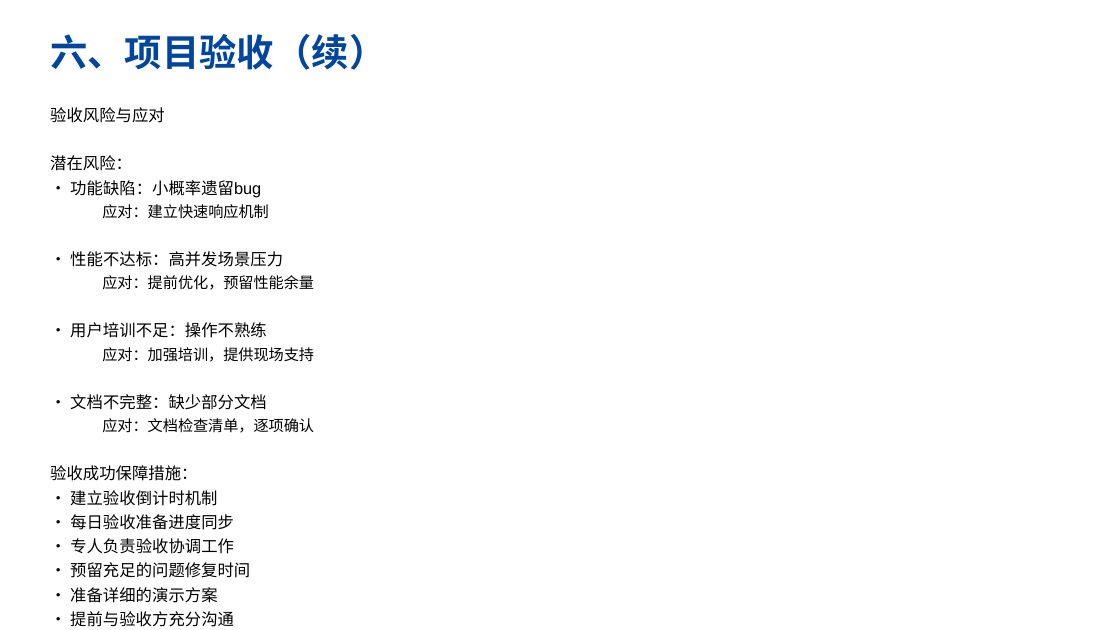
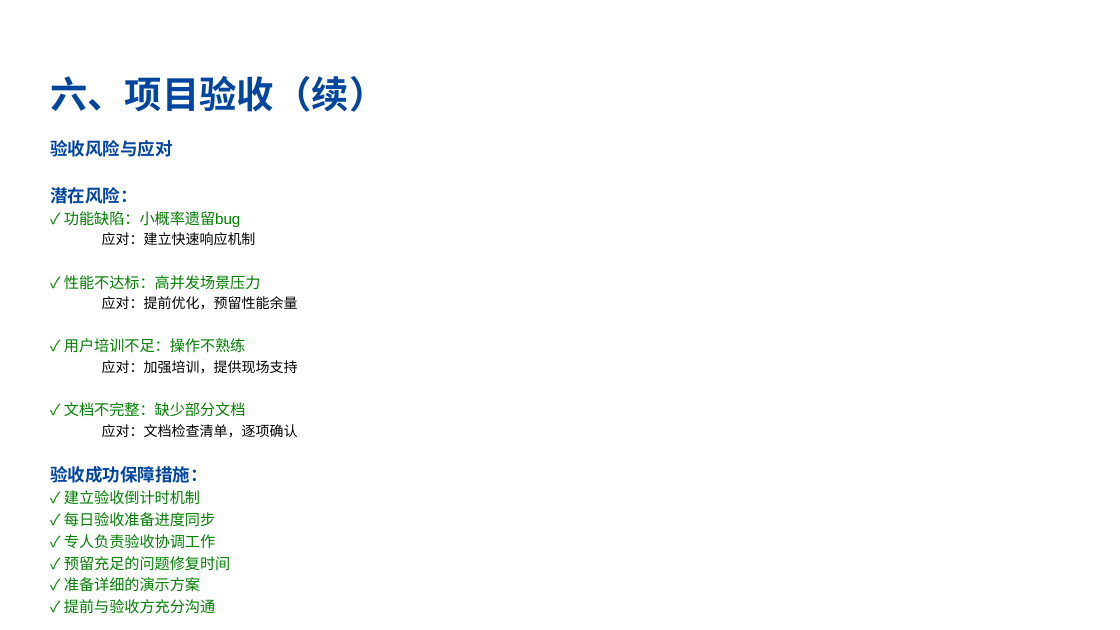
Before and after one commit to ctrlaomao/bjstarfish, a slide deck: slide 14 of report_ppt/融合.pptx. Drawn at 1120x630 pixels with LibreOffice and Linux fonts; fonts in the diff are those of the drawing; background and template pictures are left out. Boxes give left, top, right and bottom in pixels: in the first picture for what was removed or moved away, otherwise in the second. Text is boxed around its words. In the diff, an @@ line names an element or a change of style, - is before the commit and + after.

```diff
--- a/report_ppt/融合.pptx
+++ b/report_ppt/融合.pptx
@@ text "六、项目验收（续）": place and size @@
-text "六、项目验收（续）" at [50, 34, 386, 70]
+text "六、项目验收（续）" at [50, 76, 386, 112]
@@ text "验收风险与应对": place and size @@
-text "验收风险与应对" at [50, 107, 314, 627]
+text "验收风险与应对" at [50, 140, 298, 592]
@@ text at [50, 140, 298, 483]: size 14 to 15 pt, text colour #000000 to #0046A0, bold on in "验收风险与应对", "潜在风险：", "验收成功保障措施："; size 13 to 12 pt in "应对：建立快速响应机制", "应对：提前优化，预留性能余量", "应对：加强培训，提供现场支持", "应对：文档检查清单，逐项确认"; less space between paragraphs @@
@@ text at [64, 211, 240, 227]: text changed; size 14 to 13 pt; text colour #000000 to #008000 @@
-• 功能缺陷：小概率遗留bug
+✓ 功能缺陷：小概率遗留bug
@@ text at [64, 275, 261, 290]: text changed; size 14 to 13 pt; text colour #000000 to #008000 @@
-• 性能不达标：高并发场景压力
+✓ 性能不达标：高并发场景压力
@@ text at [64, 338, 246, 353]: text changed; size 14 to 13 pt; text colour #000000 to #008000 @@
-• 用户培训不足：操作不熟练
+✓ 用户培训不足：操作不熟练
@@ text at [64, 402, 246, 417]: text changed; size 14 to 13 pt; text colour #000000 to #008000 @@
-• 文档不完整：缺少部分文档
+✓ 文档不完整：缺少部分文档
@@ text at [64, 490, 230, 592]: text changed; size 14 to 13 pt; text colour #000000 to #008000 @@
-• 建立验收倒计时机制
-• 每日验收准备进度同步
-• 专人负责验收协调工作
-• 预留充足的问题修复时间
-• 准备详细的演示方案
-• 提前与验收方充分沟通
+✓ 建立验收倒计时机制
+✓ 每日验收准备进度同步
+✓ 专人负责验收协调工作
+✓ 预留充足的问题修复时间
+✓ 准备详细的演示方案
+✓ 提前与验收方充分沟通
```
Also in this commit, not shown: 15 other slides changed, 1 other file.
